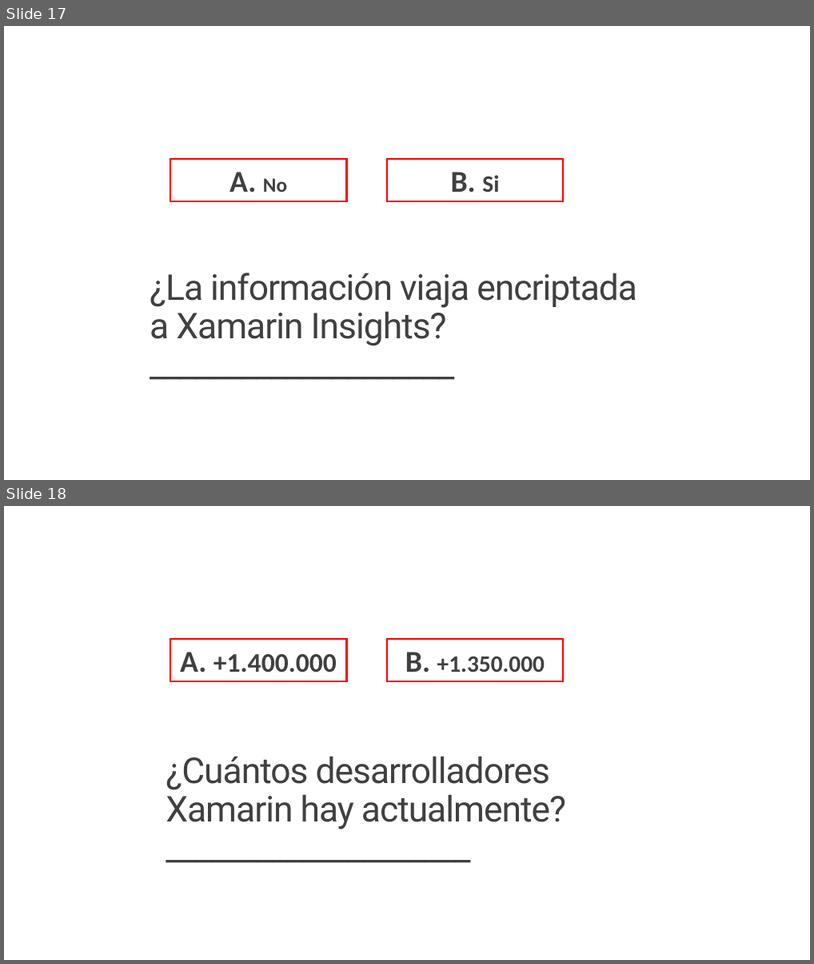
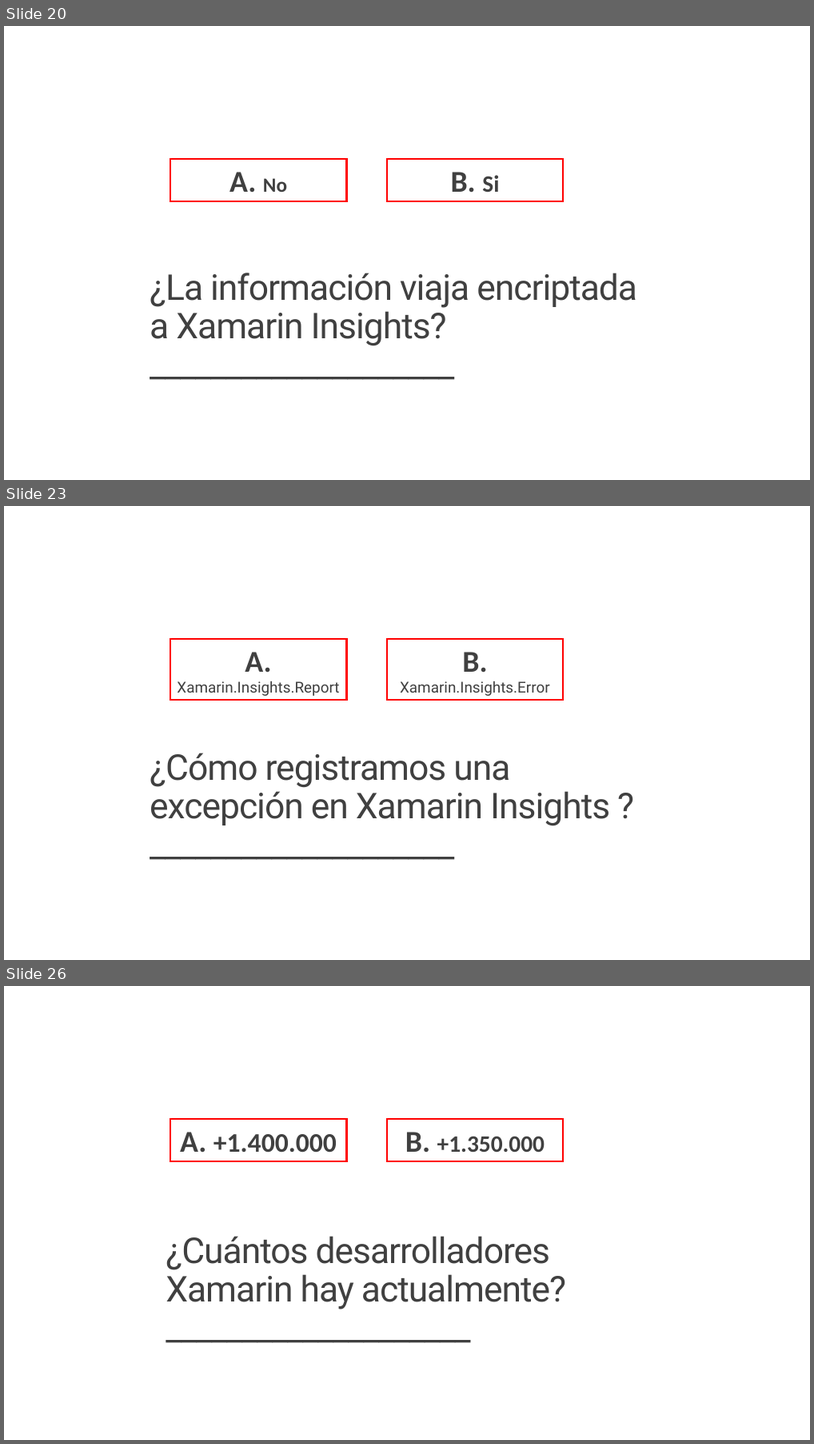
Before and after one commit to jsuarezruiz/Events, a slide deck: Xamarin 4 Party/03. Xamarin 4 Contest.pptx. Shown one above the other, each under a label of ours: slides 17 and 18 before the commit, slides 20, 23 and 26 after it; the slides between them are not shown. The pictures are 814x964 and 814x1444 pixels, drawn with LibreOffice and Linux fonts; fonts in the diff are those of the drawing. Boxes give left, top, right and bottom in pixels: in the first picture for what was removed or moved away, otherwise in the second. Text is boxed around its words. In the diff, an @@ line names an element or a change of style, - is before the commit and + after.

```diff
--- a/Xamarin 4 Party/03. Xamarin 4 Contest.pptx
+++ b/Xamarin 4 Party/03. Xamarin 4 Contest.pptx
@@ slide 23 added at (x1=4, y1=506, x2=810, y2=960), background #FFFFFF @@
@@ rectangle added at (x1=170, y1=639, x2=347, y2=700), outline #FF0000 2.25 pt, 18 pt, text #404040 @@
+A. Xamarin.Insights.Report
@@ rectangle added at (x1=387, y1=639, x2=563, y2=700), outline #FF0000 2.25 pt, 18 pt, text #404040 @@
+B. Xamarin.Insights.Error
@@ title added at (x1=150, y1=752, x2=610, y2=826), 42.3 pt, text #404040 @@
+¿Cómo registramos una excepción en Xamarin Insights ?
+____________________
@@ what was slide 17 is now slide 20 @@
@@ what was slide 18 is now slide 26 @@
```
Also in this commit, not shown: 7 other slides added, 1 other file.
